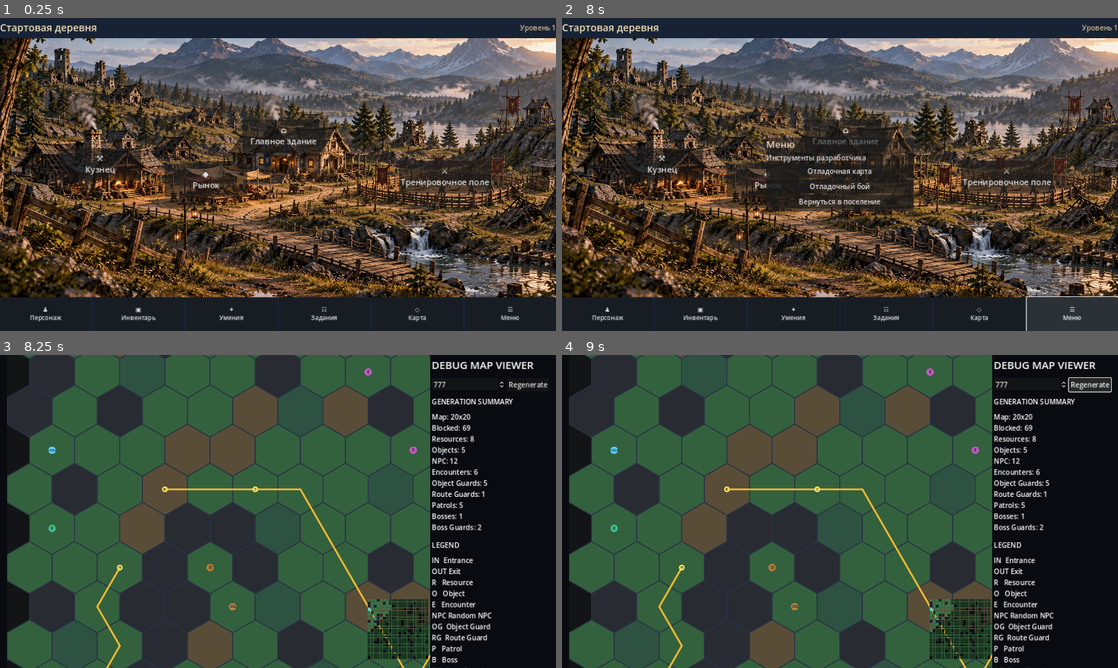
Above: before the commit, frames 1-4 (two rows, left to right).
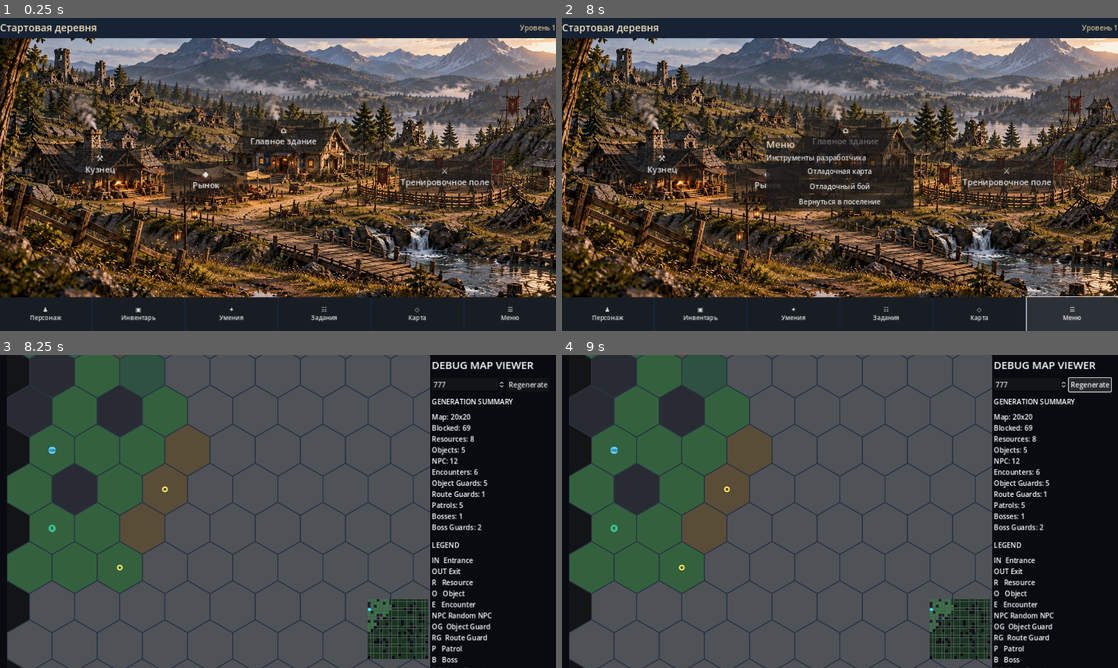
Above: after the commit, the same moments.

Repository: Archoniou1987/Battle-of-Artheon
Game: Godot game, scene res://scenes/main/main.tscn
Same seed, same stepped clock (60 frames per second), same inputs: the game is played once before the commit and once after it.
Inputs:
- Up to frame 1 (0.25 s): no input
- Up to frame 2 (8 s): click "⚒ Кузнец" at 0.5 s; click "◆ Рынок" at 1.25 s; click "⌂ Главное здание" at 2 s; click "⚔ Тренировочное поле" at 2.75 s; click "♟ Персонаж" at 3.5 s; click "▣ Инвентарь" at 4.25 s; click "✦ Умения" at 5 s; click "☷ Задания" at 5.75 s; click "◇ Карта" at 6.5 s; click "☰ Меню" at 7.25 s
- Up to frame 3 (8.25 s): click "Отладочная карта" at 8 s
- Up to frame 4 (9 s): click "Regenerate" at 8.75 s

Frames 1-2 are identical in both runs. In frame 3, 48% of the frame differs, in the area x 1-78%, y 0-100%; in frame 4, 48%.

Commit message:
Add radius-three gameplay fog of war independent of camera

Diff:
--- a/scenes/debug/debug_map_canvas.gd
+++ b/scenes/debug/debug_map_canvas.gd
@@ -3,7 +3,14 @@
 
 var HEX_SIZE:=20.0
 var map_offset:=Vector2.ZERO
-var visibility_radius:=4 # Retained for future fog-of-war; camera does not hide map cells.
+var visibility_radius:int=3 # Gameplay visibility, independent of viewport and camera scale.
+var vision_talent_bonus:int=0
+var vision_equipment_bonus:int=0
+var vision_effect_bonus:int=0
+
+func effective_visibility_radius()->int:
+	return maxi(0,visibility_radius+vision_talent_bonus+vision_equipment_bonus+vision_effect_bonus)
+
 const SQRT3:=1.7320508075688772
 
 var generated:Dictionary={}
@@ -35,6 +42,8 @@
 	if not event is InputEventMouseButton or not event.pressed or event.button_index!=MOUSE_BUTTON_LEFT:
 		return
 	for cell in loot_markers:
+		if not _is_visible_hex(cell):
+			continue
 		var center:=_hex_center(cell)+Vector2(HEX_SIZE*0.48,-HEX_SIZE*0.42)
 		if event.position.distance_to(center)<=10.0:
 			loot_hex_selected.emit(cell)
@@ -46,7 +55,7 @@
 	for r in range(map.height):
 		for q in range(map.width):
 			var pos:=Vector2i(q,r)
-			if Geometry2D.is_point_in_polygon(event.position,_hex_points(_hex_center(pos))):
+			if _is_visible_hex(pos) and Geometry2D.is_point_in_polygon(event.position,_hex_points(_hex_center(pos))):
 				hex_selected.emit(pos)
 				accept_event()
 				return
@@ -75,12 +84,21 @@
 			var pos:=Vector2i(q,r)
 			var center:=_hex_center(pos)
 			var cell:MapCell=map.cell(pos)
-			draw_colored_polygon(_hex_points(center),_cell_color(cell))
+			draw_colored_polygon(_hex_points(center),_cell_color(cell) if _is_visible_hex(pos) else Color(0.31,0.32,0.34))
 			draw_polyline(_closed_hex_points(center),Color(0.16,0.20,0.27),1.0,true)
 	for patrol in generated.get("patrols",[]):
 		var points:=PackedVector2Array()
 		for pos in patrol.path:
-			points.append(_hex_center(pos))
+			if _is_visible_hex(pos):
+				if points.size()>=2:
+					draw_polyline(points,Color(0.95,0.72,0.20),3.0,true)
+				points.clear()
+				points.append(_hex_center(pos))
+			elif points.size()>=2:
+				draw_polyline(points,Color(0.95,0.72,0.20),3.0,true)
+				points.clear()
+			else:
+				points.clear()
 		if points.size()>=2:
 			draw_polyline(points,Color(0.95,0.72,0.20),3.0,true)
 		for pause in patrol.get("pause_points",[]):
@@ -131,7 +149,14 @@
 		draw_line(center+Vector2(-2.0,0.0),center+Vector2(2.0,0.0),Color(0.48,0.28,0.07),1.5,true)
 
 func _is_visible_hex(pos:Vector2i)->bool:
-	return true
+	if player_hex.x<0:
+		return false
+	# Odd-row offset coordinates -> axial coordinates, then hex distance.
+	var aq:int=pos.x-(pos.y-(pos.y&1))/2
+	var bq:int=player_hex.x-(player_hex.y-(player_hex.y&1))/2
+	var dq:int=aq-bq
+	var dr:int=pos.y-player_hex.y
+	return maxi(absi(dq),maxi(absi(dr),absi(dq+dr)))<=effective_visibility_radius()
 
 func _cell_color(cell:MapCell)->Color:
 	if cell.blocked:
